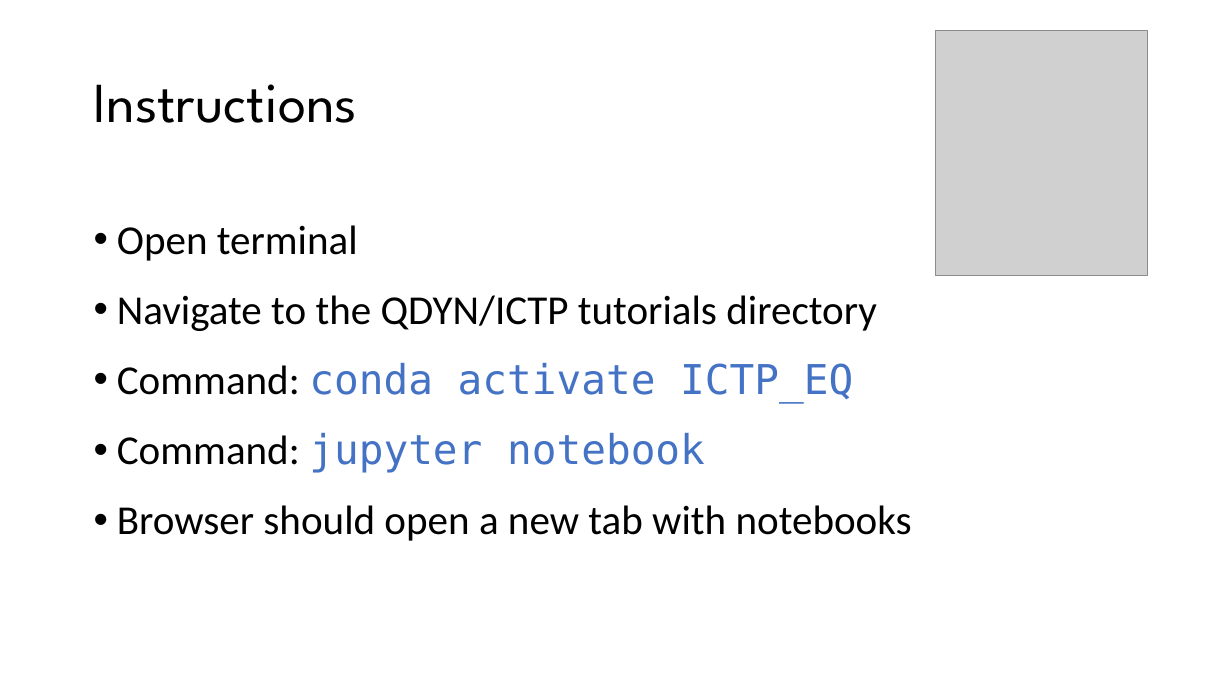
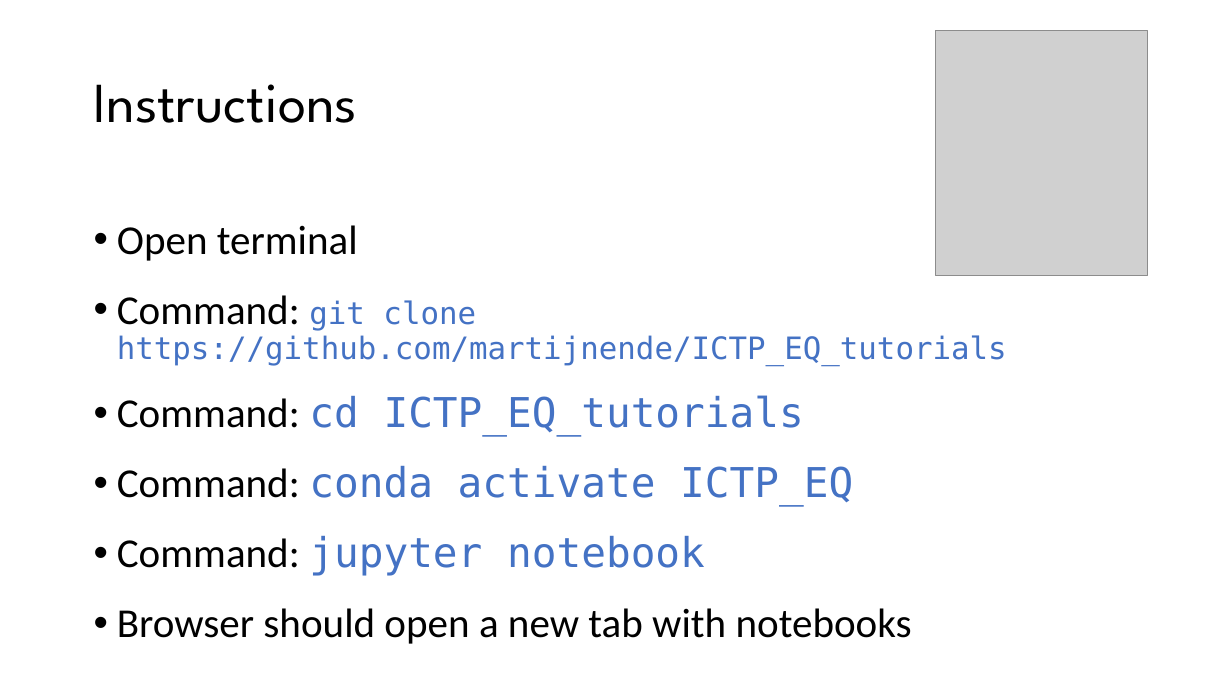
Before and after one commit to martijnende/ICTP_EQ_tutorials, a slide deck: slide 3 of QDYN/wrapper.pptx. Drawn at 1232x693 pixels with LibreOffice and Linux fonts; fonts in the diff are those of the drawing; grey boxes stand for pictures. Boxes give left, top, right and bottom in pixels: in the first picture for what was removed or moved away, otherwise in the second. Text is boxed around its words. In the diff, an @@ line names an element or a change of style, - is before the commit and + after.

```diff
--- a/QDYN/wrapper.pptx
+++ b/QDYN/wrapper.pptx
@@ text at (117,295,1007,437): text changed; size 32 to 24 pt; font Calibri to DejaVu Sans Mono; text colour #000000 to #4472C4 @@
-• Navigate to the QDYN/ICTP tutorials directory
+• Command: git clone https://github.com/martijnende/ICTP_EQ_tutorials
+• Command: cd ICTP_EQ_tutorials
```
Also in this commit, not shown: 1 other slide changed, 15 other files.
